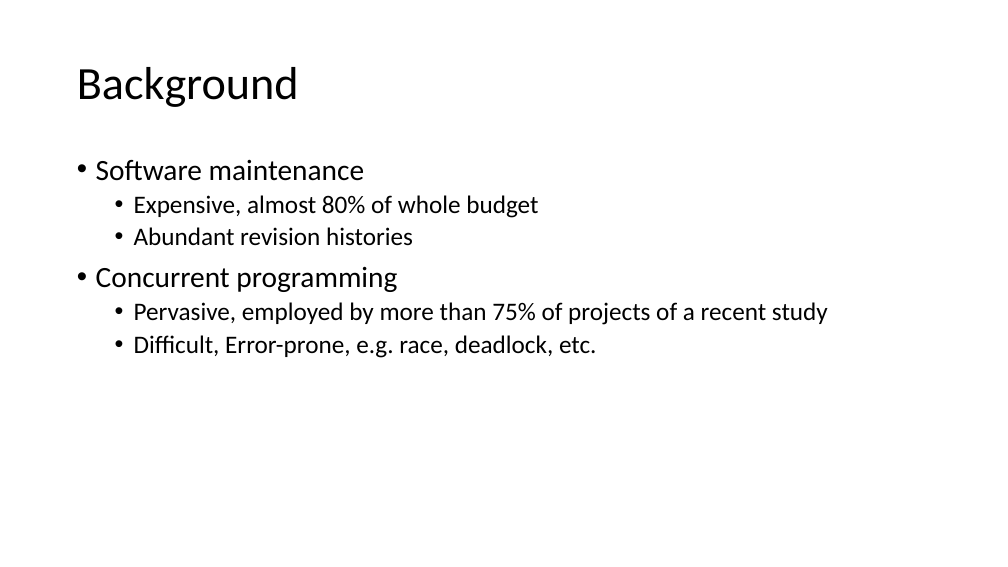
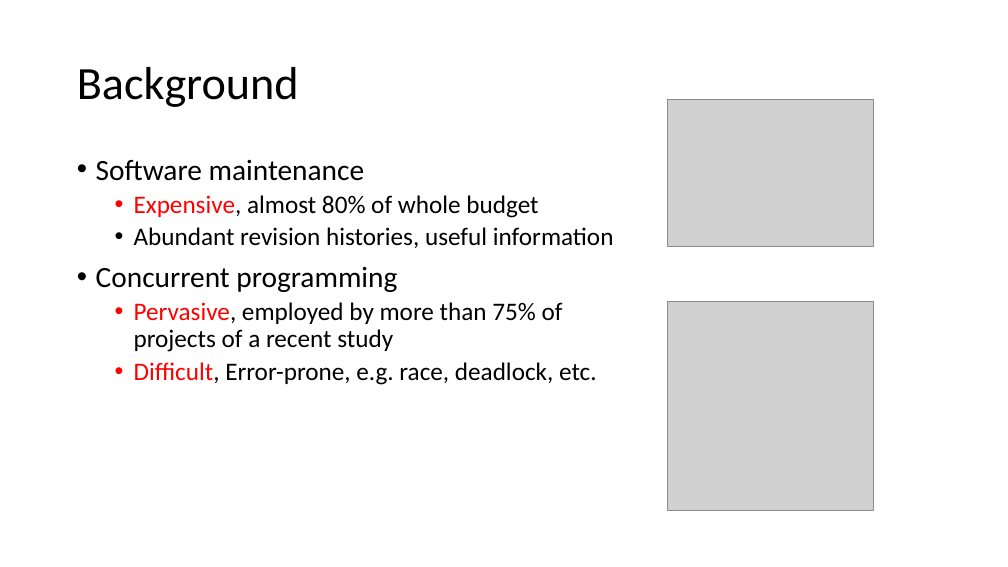
Before and after one commit to qwordy/Research, a slide deck: slide 2 of ppt/How do Programmers Maintain Concurrent Code.pptx. Drawn at 1008x567 pixels with LibreOffice and Linux fonts; fonts in the diff are those of the drawing; grey boxes stand for pictures. Boxes give left, top, right and bottom in pixels: in the first picture for what was removed or moved away, otherwise in the second. Text is boxed around its words. In the diff, an @@ line names an element or a change of style, - is before the commit and + after.

```diff
--- a/ppt/How do Programmers Maintain Concurrent Code.pptx
+++ b/ppt/How do Programmers Maintain Concurrent Code.pptx
@@ picture added at (x1=668, y1=100, x2=874, y2=247) @@
@@ text at (x1=134, y1=195, x2=597, y2=385): text colour #000000 to #FF0000 in "Expensive,", "Pervasive,", "Difficult," @@
@@ text at (x1=134, y1=227, x2=614, y2=248): text changed @@
-  • Abundant revision histories
+  • Abundant revision histories, useful information
@@ picture added at (x1=668, y1=301, x2=874, y2=510) @@
```
Also in this commit, not shown: 12 other slides changed, 7 slides added.
